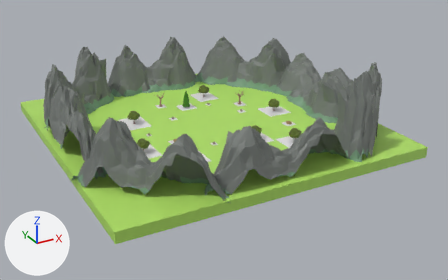
A saved change to the FBX model Data/Model/Stage/Stage.fbx.
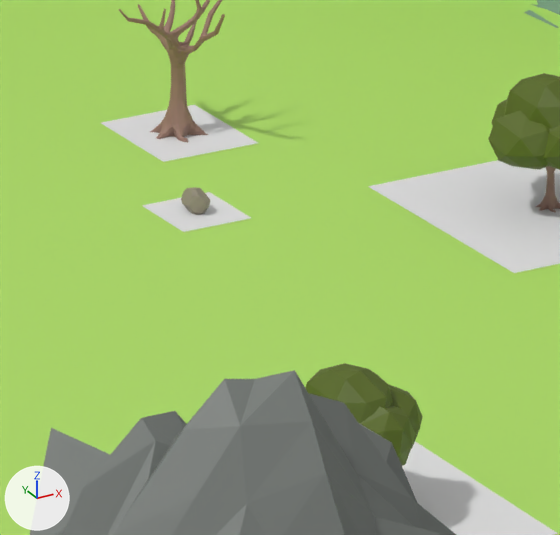
The first picture shows the older version from a 50 mm camera at (-263.0, -514.0, 234.0) aimed at (7.0, -25.0, -11.0). The close-ups show both versions on the part from 50% to 61% of the width and 33% to 50% of the height of that picture; other places that the commit changed are outside them. The axes (+X, +Y, +Z) are drawn at lower left. The lights are the same throughout. Where no turn or scale is listed for an object, it has been applied to the vertices.

Before the edit, the objects in view are built like this:
```python
me_scene_001 = bpy.data.meshes.new('Scene.001')
me_scene_001.from_pydata(...)  # 558 vertices, 1021 faces; spans x -9394.0..8730.0, y -103.0..3876.0, z -4714.0..2076.0
# faces by material slot: [320, 701]
me_scene_001.materials.append(mat_mat_ground)  # green #749a7c
me_scene_001.materials.append(mat_mat_mountain)  # grey #747975
me_scene_006 = bpy.data.meshes.new('Scene.006')
me_scene_006.from_pydata(...)  # 49 vertices, 94 faces; spans x -48.3..27.7, y 0.4..76.5, z -56.6..46.4
me_scene_006.materials.append(mat_mat_rock01)  # brown #958c7b
me_shadow = bpy.data.meshes.new('Shadow')
me_shadow.from_pydata([(-0.5, -0.5, 0.0), (0.5, -0.5, 0.0), (-0.5, 0.5, 0.0), (0.5, 0.5, 0.0)], [], [(0, 1, 3, 2)])
me_shadow.materials.append(mat_shadow)  # its picture is missing
ob_mountain_006 = bpy.data.objects.new('mountain.006', me_scene_001)
ob_mountain_006.parent = ob_mf
ob_mountain_006.location = (219.5, 1522.0, 12919.0)
ob_mountain_006.scale = (0.84, 0.9, 0.7)
ob_rock01_003 = bpy.data.objects.new('rock01.003', me_scene_006)
ob_rock01_003.parent = ob_rocks
ob_rock01_003.location = (4745.0, 2630.0, -1110.0)
ob_rock01_003.scale = (3.0, 3.0, 3.0)
ob_shadow_012 = bpy.data.objects.new('Shadow.012', me_shadow)
ob_shadow_012.location = (47.1, 10.97, 0.02)
ob_shadow_012.scale = (7.59, 8.02, 1.0)
# also in view: 'oakTree.005' at (23.0, -57.0, 7.0); 'Shadow.016' at (78.0, -4.0, 0.0); 'oakTree.007' at (78.0, -4.0, 7.0); 'Cube' at (0.0, 0.0, -5.0); 'oakTree_leafless__1_' at (56.0, 31.0, 8.0)
```
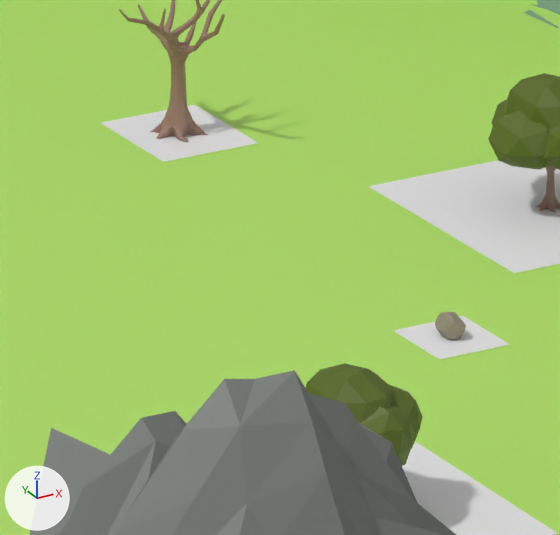
Changed parts and their boxes [x1, y1, x2, y2] in the close-ups (560 x 535 px):
'Shadow.012', moved
    before: [142, 192, 251, 232]
    after: [393, 316, 509, 359]
'rock01.003', moved
    before: [181, 187, 210, 215]
    after: [435, 312, 466, 341]

What changed in the scene script:
```text
Change ob_shadow_012:
    ob_shadow_012.location: (47.1, 10.97, 0.02) -> (51.38, -28.03, 0.02)
Change ob_rock01_003:
    ob_rock01_003.location: (4745.0, 2630.0, -1110.0) -> (5173.0, 2630.0, 2790.0)
```
